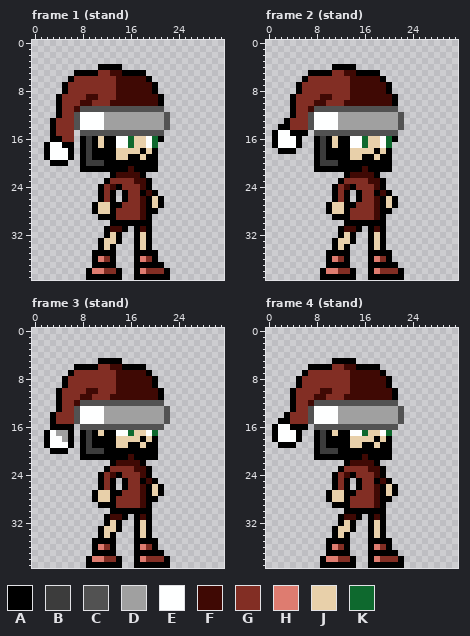
A pixel-art file gets an edit: public/game/entities/lulu.aseprite. This is how it looked before the edit.
32x40 pixels, 60 frames. Shown: frame 1 (stand), frame 2 (stand), frame 3 (stand), frame 4 (stand). The commit also changed other frames, which this record leaves out.
Palette (. is transparent): A #000000  B #3c3c3c  C #525252  D #a0a0a0  E #feffff  F #3f0904  G #822e24  H #de7c70  J #e8d0aa  K #0e692e
The same view after the edit:
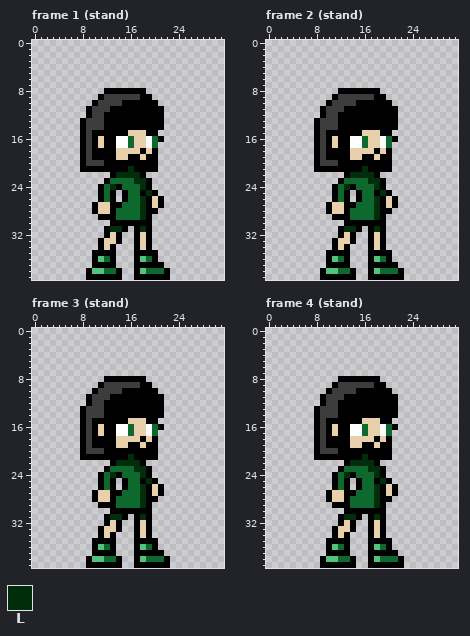
Colours new in this view: L #002e0a
What changed:
layer "lulu" now shown
layer "lulu-xmas" now hidden
layer "hat" now hidden
colour H: #de7c70 -> #54c17d
Frame 1 (stand):
y 4: x 11..14 AAAA -> ....
y 5: x 7..18 AAAAGGFFAAAA -> ............
y 6: x 6..19 AGGGGGGGFFFFFA -> ..............
y 7: x 5..20 AGGGGGGGGFFFFFFA -> ................
y 8: x 5..20 AGGGGGGGGFFFFFFA -> .......AAAAAAA..
y 9: x 4..21 AGGGGFFGGGFFFFFFFA -> .......ABBBBBBAA..
y 10: x 4..21 AGGGFFGGGFFFFFFFFA -> ......ABBBBAAAAAA.
y 11: x 4..21 AGGFCCCCCCCCCCCCCC -> .....ABBBAAAAAAAAA
y 12: x 4..22 AGGCEEEEDDDDDDDDDDC -> .....ABBAAAAAAAAAA.
y 13..14: x 3..22 AGGGCEEEEDDDDDDDDDDC -> .....ABBBAAAAAAAAAA.
y 15: x 3..6 AGGG -> ....; x 8..21 CCCCCCCCCCCCCC -> ABAAAAAAJJJAA.
y 16: x 3..6 AAGG -> ....
y 17: x 2..6 AEEAA -> .....
y 18..19: x 2..6 AEEEA -> .....
y 20: x 3..5 AAA -> ...
y 21: x 16 F -> L
y 22: x 14..17 FFFF -> LLLL
y 23: x 13..18 GGGGFF -> KKKKLL
y 24: x 12..13 GF -> KL; x 15..18 GGGF -> KKKL
y 25: x 12 G -> K; x 16..17 GG -> KK; x 19 F -> L
y 26: x 12 G -> K; x 16..18 GGF -> KKL
y 27: x 15..18 GGGF -> KKKL
y 28..29: x 14..18 GGGGF -> KKKKL
y 31: x 13..14 FF -> LL; x 18 F -> L
y 36: x 12 G -> K; x 19 G -> K
y 38: x 12..13 GG -> KK; x 19..21 GGG -> KKK
Frame 2 (stand):
y 4: x 11..14 AAAA -> ....
y 5: x 7..18 AAAAGGFFAAAA -> ............
y 6: x 6..19 AGGGGGGGFFFFFA -> ..............
y 7: x 5..20 AGGGGGGGGFFFFFFA -> ................
y 8: x 5..20 AGGGGGGGGFFFFFFA -> .......AAAAAAA..
y 9: x 4..21 AGGGGFFGGGFFFFFFFA -> .......ABBBBBBAA..
y 10: x 4..21 AGGGFFGGGFFFFFFFFA -> ......ABBBBAAAAAA.
y 11: x 4..21 AGGFCCCCCCCCCCCCCC -> .....ABBBAAAAAAAAA
y 12: x 4..22 AGGCEEEEDDDDDDDDDDC -> .....ABBAAAAAAAAAA.
y 13: x 3..22 AGGGCEEEEDDDDDDDDDDC -> .....ABBBAAAAAAAAAA.
y 14: x 2..22 AAGGGCEEEEDDDDDDDDDDC -> ......ABBBAAAAAAAAAA.
y 15: x 1..6 AEEAAA -> ......; x 8..21 CCCCCCCCCCCCCC -> ABAAAAAAJJJAA.
y 16..17: x 1..5 AEEEA -> .....
y 18: x 2..4 AAA -> ...
y 21: x 16 F -> L
y 22: x 14..17 FFFF -> LLLL
y 23: x 13..18 GGGGFF -> KKKKLL
y 24: x 12..13 GF -> KL; x 15..18 GGGF -> KKKL
y 25: x 12 G -> K; x 16..17 GG -> KK; x 19 F -> L
y 26: x 12 G -> K; x 16..18 GGF -> KKL
y 27: x 15..18 GGGF -> KKKL
y 28..29: x 14..18 GGGGF -> KKKKL
y 31: x 13..14 FF -> LL; x 18 F -> L
y 36: x 12 G -> K; x 19 G -> K
y 38: x 12..13 GG -> KK; x 19..21 GGG -> KKK
Frame 3 (stand):
y 5: x 11..14 AAAA -> ....
y 6: x 7..18 AAAAGGFFAAAA -> ............
y 7: x 6..19 AGGGGGGGFFFFFA -> ..............
y 8: x 5..20 AGGGGGGGGFFFFFFA -> .......AAAAAAA..
y 9: x 5..20 AGGGGGGGGFFFFFFA -> ......ABBBBBBAA.
y 10: x 4..21 AGGGGFFGGGFFFFFFFA -> ......ABBBBAAAAAA.
y 11: x 4..20 AGGGFFGGGFFFFFFFF -> .....ABBBAAAAAAAA
y 12: x 4..21 AGGFCCCCCCCCCCCCCC -> .....ABBAAAAAAAAAA
y 13: x 4..22 AGGCEEEEDDDDDDDDDDC -> ....ABBBAAAAAAAAAA.
y 14: x 3..22 AGGGCEEEEDDDDDDDDDDC -> .....ABBBAAAAAAAAAA.
y 15: x 3..22 AGGGCEEEEDDDDDDDDDDC -> .....ABAAAAAAJJJAA..
y 16: x 3..6 AAAA -> ....; x 8..21 CCCCCCCCCCCCCC -> ABAJAAEEKJJEKA
y 17: x 2..6 AEDDA -> .....
y 18: x 2..6 AEEDA -> .....
y 19: x 2..6 AEEEA -> .....
y 20: x 3..5 AAA -> ...
y 21: x 16 F -> L
y 22: x 14..17 FFFF -> LLLL
y 23: x 13..18 GGGGFF -> KKKKLL
y 24: x 12..13 GF -> KL; x 15..18 GGGF -> KKKL
y 25: x 12 G -> K; x 16..17 GG -> KK; x 19 F -> L
y 26: x 12 G -> K; x 16..18 GGF -> KKL
y 27: x 15..18 GGGF -> KKKL
y 28..29: x 14..18 GGGGF -> KKKKL
y 31: x 13..14 FF -> LL; x 18 F -> L
y 36: x 12 G -> K; x 19 G -> K
y 38: x 12..13 GG -> KK; x 19..21 GGG -> KKK
Frame 4 (stand):
y 5: x 11..14 AAAA -> ....
y 6: x 7..18 AAAAGGFFAAAA -> ............
y 7: x 6..19 AGGGGGGGFFFFFA -> ..............
y 8: x 5..20 AGGGGGGGGFFFFFFA -> .......AAAAAAA..
y 9: x 5..20 AGGGGGGGGFFFFFFA -> ......ABBBBBBAA.
y 10: x 4..21 AGGGGFFGGGFFFFFFFA -> ......ABBBBAAAAAA.
y 11: x 4..20 AGGGFFGGGFFFFFFFF -> .....ABBBAAAAAAAA
y 12: x 4..21 AGGFCCCCCCCCCCCCCC -> .....ABBAAAAAAAAAA
y 13: x 4..22 AGGCEEEEDDDDDDDDDDC -> ....ABBBAAAAAAAAAA.
y 14: x 3..22 AGGGCEEEEDDDDDDDDDDC -> .....ABBBAAAAAAAAAA.
y 15: x 2..22 AAGGGCEEEEDDDDDDDDDDC -> ......ABAAAAAAJJJAA..
y 16: x 1..6 AEEAAA -> ......; x 8..21 CCCCCCCCCCCCCC -> ABAJAAEEKJJEKA
y 17..18: x 1..5 AEEEA -> .....
y 19: x 2..4 AAA -> ...
y 21: x 16 F -> L
y 22: x 14..17 FFFF -> LLLL
y 23: x 13..18 GGGGFF -> KKKKLL
y 24: x 12..13 GF -> KL; x 15..18 GGGF -> KKKL
y 25: x 12 G -> K; x 16..17 GG -> KK; x 19 F -> L
y 26: x 12 G -> K; x 16..18 GGF -> KKL
y 27: x 15..18 GGGF -> KKKL
y 28..29: x 14..18 GGGGF -> KKKKL
y 31: x 13..14 FF -> LL; x 18 F -> L
y 36: x 12 G -> K; x 19 G -> K
y 38: x 12..13 GG -> KK; x 19..21 GGG -> KKK
